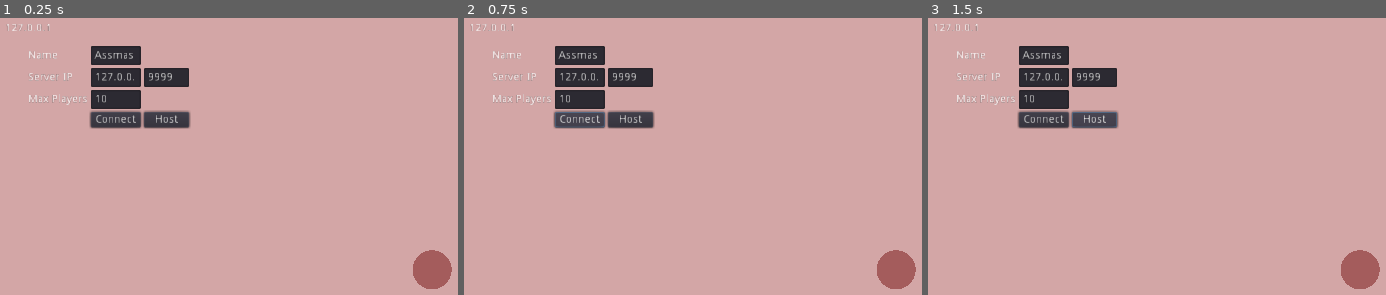
Above: before the commit, frames 1-3 (left to right).
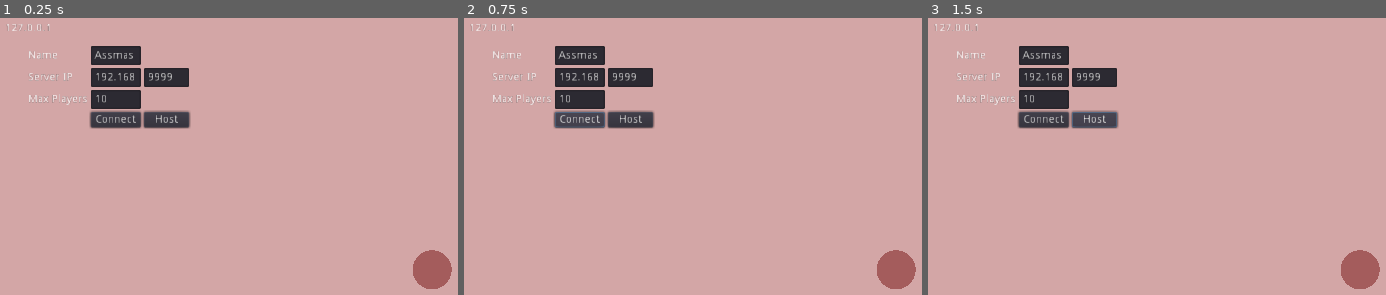
Above: after the commit, the same moments.

Repository: vixus0/ballsparty
Game: Godot game, scene res://root.tscn
The game is run twice, just before and just after one commit, with the same random seed, the same clock (stepped at 60 frames per second) and the same inputs.
Inputs:
- Up to frame 1 (0.25 s): no input
- Up to frame 2 (0.75 s): click "Connect" at 0.5 s
- Up to frame 3 (1.5 s): click "Host" at 1.25 s

The runs differ from the first frame. In frame 1, less than 0.1% of the frame differs, in the area x 22-30%, y 19-23%; in frame 2, less than 0.1%; in frame 3, less than 0.1%.
Error before the commit: Invalid get index '0' (on base: 'Array'). (res://root.gd:22)
Error after the commit: Invalid get index '0' (on base: 'Array'). (res://root.gd:23)

Commit message:
named balls

Diff:
--- a/ball.gd
+++ b/ball.gd
@@ -27,3 +27,7 @@
 func set_current():
 	current_player = true
 	get_node("cam").current = true
+
+func set_name(new_name):
+	player_name = new_name
+	get_node("label").text = new_name
--- a/ball.tscn
+++ b/ball.tscn
@@ -24,3 +24,13 @@
 drag_margin_h_enabled = true
 drag_margin_v_enabled = true
 smoothing_enabled = true
+
+[node name="label" type="Label" parent="."]
+margin_left = -20.0
+margin_top = -43.0
+margin_right = 20.0
+margin_bottom = -29.0
+align = 1
+__meta__ = {
+"_edit_use_anchors_": false
+}
--- a/root.gd
+++ b/root.gd
@@ -18,6 +18,7 @@
 # Called when the node enters the scene tree for the first time.
 func _ready():
 	me = BALL.instance()
+	me.set_current()
 	peer = NetworkedMultiplayerENet.new()
 	my_ip = IP.get_local_addresses()[0]
 	menu = get_node("static/menu/grid")
@@ -40,7 +41,7 @@
 	connected = true
 	menu.visible = false
 	get_tree().paused = false
-	_create_player(name)
+	add_child(me)
 
 func _connected_fail():
 	menu.visible = true
@@ -50,26 +51,23 @@
 	menu.visible = true
 	get_tree().paused = true
 
-func _create_player(host_name):
-	me.player_name = host_name
-	me.set_current()
-	add_child(me)
-
 func _on_btn_connect_pressed():
-	var name = menu.get_node("edit_name").text
+	var player_name = menu.get_node("edit_name").text
 	var server_ip = menu.get_node("edit_ip").text
 	var server_port = int(menu.get_node("edit_port").text)
-	print("client ", name, server_ip, server_port)
+	print("client ", player_name, server_ip, server_port)
 	peer.create_client(server_ip, server_port)
 	get_tree().set_network_peer(peer)
+	me.set_name(player_name)
 
 func _on_btn_host_pressed():
-	var name = menu.get_node("edit_name").text
+	var player_name = menu.get_node("edit_name").text
 	var server_port = int(menu.get_node("edit_port").text)
 	var max_players = int(menu.get_node("edit_max").text)
-	print("server ", name, server_port, max_players)
+	print("server ", player_name, server_port, max_players)
 	peer.create_server(server_port, max_players)
 	get_tree().set_network_peer(peer)
+	me.set_name(player_name)
 	_connected_ok()
 	server = true
 
@@ -88,6 +86,7 @@
 	if tick > PERIOD:
 		tick = 0
 		if server:
+			waypoints[1] = me.waypoint
 			for id in player_info.keys():
 				rpc_id(id, "update_all_wp", waypoints)
 		else:
@@ -98,7 +97,7 @@
 	var id = get_tree().get_rpc_sender_id()
 	# Store the info
 	var ball = BALL.instance()
-	ball.player_name = info.name
+	ball.set_name(info.name)
 	ball.set_global_position(info.pos)
 	ball.name = "player-" + str(id)
 	player_info[id] = ball
@@ -109,7 +108,6 @@
 	var id = get_tree().get_rpc_sender_id()
 	player_info[id].waypoint = pos
 	waypoints[id] = pos
-	print(id)
 
 remote func update_all_wp(wps):
 	for id in wps.keys():
--- a/root.tscn
+++ b/root.tscn
@@ -75,7 +75,7 @@
 margin_top = 28.0
 margin_right = 144.0
 margin_bottom = 52.0
-text = "127.0.0.1"
+text = "192.168.178.38"
 
 [node name="edit_port" type="LineEdit" parent="static/menu/grid"]
 margin_left = 148.0
